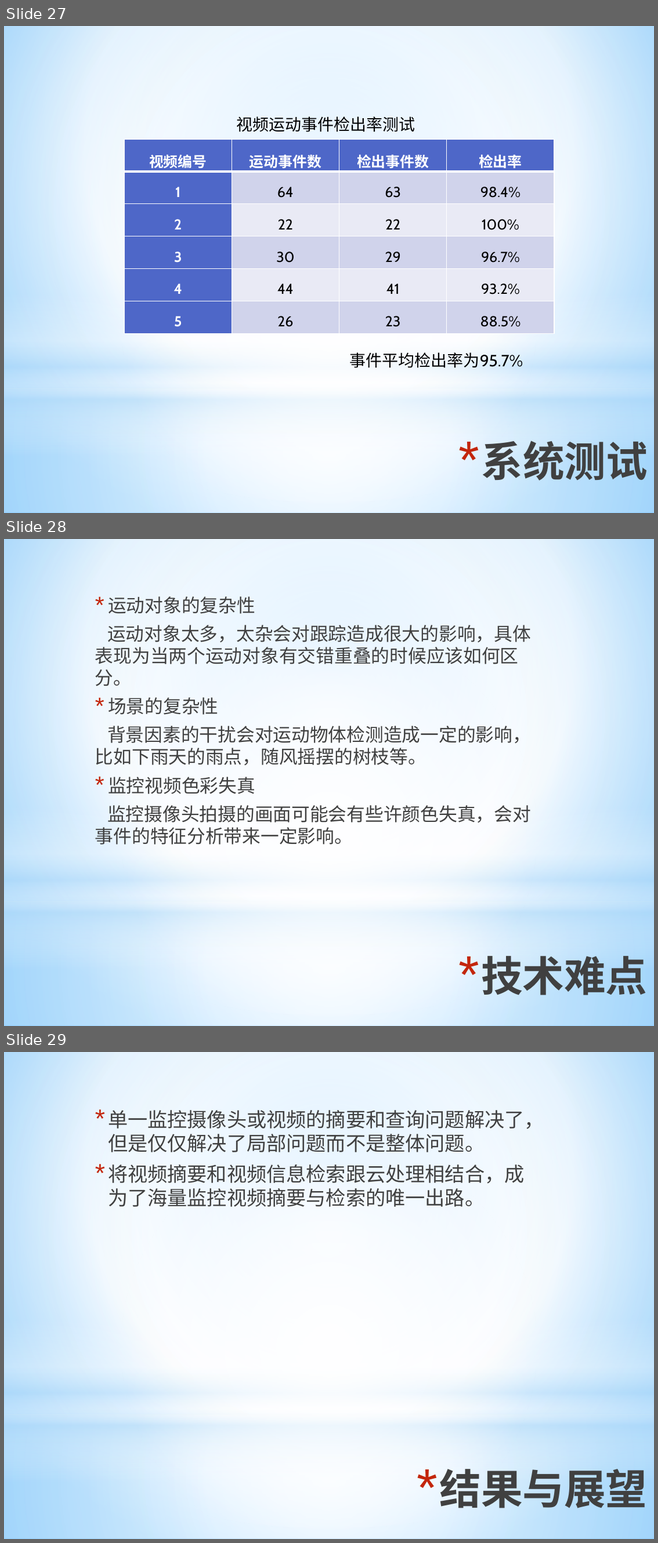
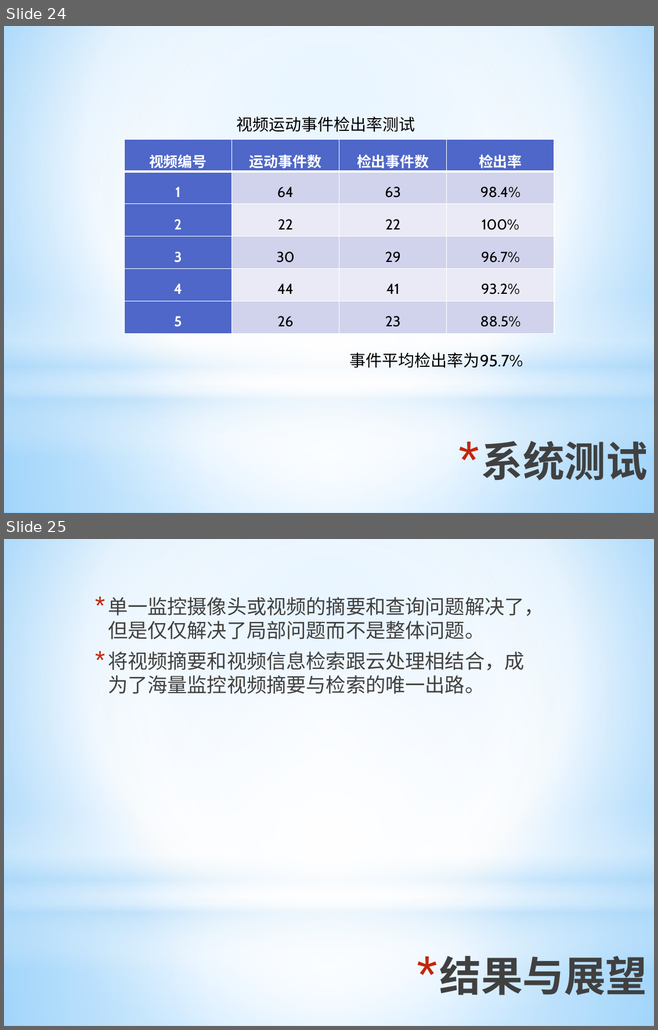
Before and after one commit to ronnyMakhuddin/motion-detect-tiqu, a slide deck: 研究生毕业设计/文档管理/论文_2/毕业设计答辩.pptx. Shown one above the other, each under a label of ours: slides 27, 28 and 29 before the commit, slides 24 and 25 after it. The pictures are 658x1543 and 658x1030 pixels, drawn with LibreOffice and Linux fonts; fonts in the diff are those of the drawing. Boxes give left, top, right and bottom in pixels: in the first picture for what was removed or moved away, otherwise in the second. Text is boxed around its words. In the diff, an @@ line names an element or a change of style, - is before the commit and + after.

```diff
--- a/研究生毕业设计/文档管理/论文_2/毕业设计答辩.pptx
+++ b/研究生毕业设计/文档管理/论文_2/毕业设计答辩.pptx
@@ slide 28 removed at bbox=[4, 539, 654, 1026], background gradient #9ED5FF to #FFFFFF to #5BB9FF; not listed: 4 template elements that a slide beside it also shows @@
@@ text removed at bbox=[95, 596, 531, 845] @@
-* 运动对象的复杂性
-运动对象太多，太杂会对跟踪造成很大的影响，具体表现为当两个运动对象有交错重叠的时候应该如何区分。
-* 场景的复杂性
-背景因素的干扰会对运动物体检测造成一定的影响，比如下雨天的雨点，随风摇摆的树枝等。
-* 监控视频色彩失真
-监控摄像头拍摄的画面可能会有些许颜色失真，会对事件的特征分析带来一定影响。
@@ title removed at bbox=[481, 950, 647, 995] @@
-* 技术难点
@@ what was slide 27 is now slide 24 @@
@@ what was slide 29 is now slide 25 @@
```
Also in this commit, not shown: 3 other slides removed.
